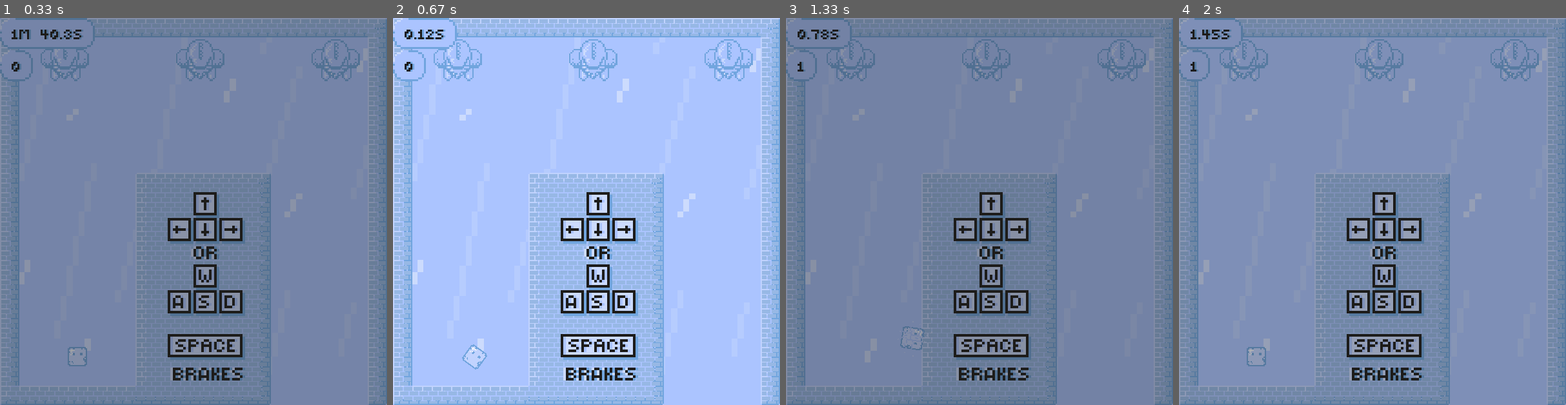
Above: before the commit, frames 1-4 (left to right).
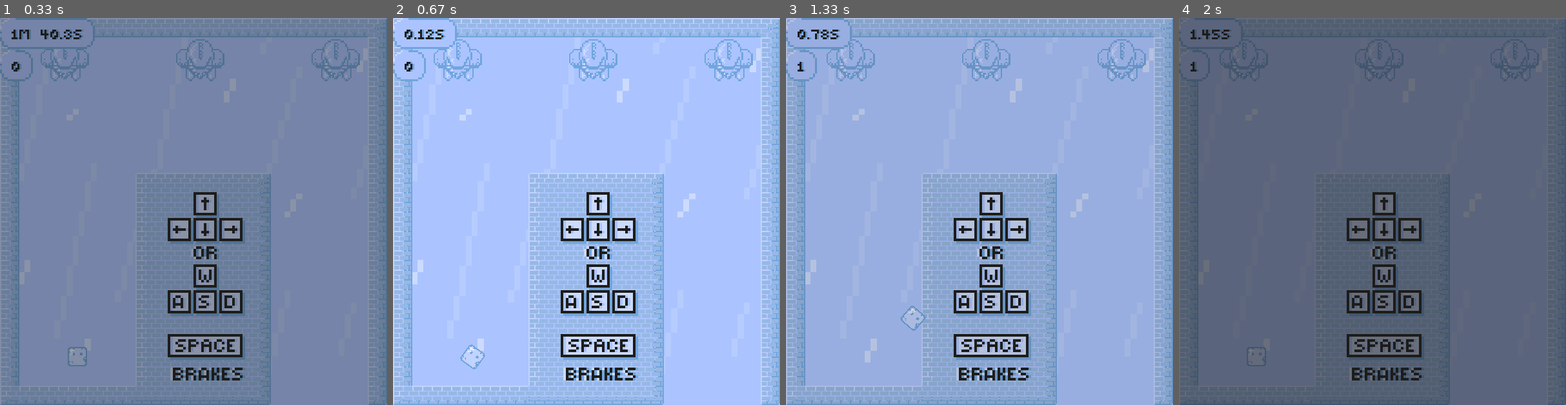
Above: after the commit, the same moments.

Repository: mmdmoa/winter-escape
Game: pygame game, started from main.py
The game is run twice, just before and just after one commit, with the same random seed, the same clock (stepped at 60 frames per second) and the same inputs.
Inputs:
- Up to frame 1 (0.33 s): no input
- Up to frame 2 (0.67 s): hold Right from 0.33 s (still down)
- Up to frame 3 (1.33 s): release Right at 0.8 s; hold Up 0.83-1.13 s; hold Right from 1.17 s (still down)
- Up to frame 4 (2 s): release Right at 1.63 s

Frame 1 is identical in both runs. In frame 2, 0.1% of the frame differs, in the area x 17-25%, y 84-91%; in frame 3, 97%; in frame 4, 97%, in the area x 0-100%, y 0-100%.

Commit message:
Added core package

Diff:
--- a/font.py
+++ b/font.py
@@ -2,7 +2,7 @@
 from settings import that_final_thingy, font
 
 
-def get_numbers_on_a_special_tablet_so_it_looks_cool_sorry_for_the_bad_name(n):
+def gnoa(n ):
     try:
         n = str(int(n) if n > 0 else 0)
     except (ValueError, TypeError):
--- a/game.py
+++ b/game.py
@@ -157,8 +157,8 @@
 
         self.wind.draw(self.display, self.level.wind_direction)
 
-        self.display.blit(pg.transform.scale_by(get_numbers_on_a_special_tablet_so_it_looks_cool_sorry_for_the_bad_name(get_time_str(self.finish_time-self.start_time)), 3), (0, 0))
-        self.display.blit(pg.transform.scale_by(get_numbers_on_a_special_tablet_so_it_looks_cool_sorry_for_the_bad_name(self.death_count), 3), (0, 50))
+        self.display.blit(pg.transform.scale_by(gnoa(get_time_str(self.finish_time - self.start_time)), 3), (0, 0))
+        self.display.blit(pg.transform.scale_by(gnoa(self.death_count), 3), (0, 50))
 
         self.display.blit(self.overlay, (0, 0))
 
--- a/main.py
+++ b/main.py
@@ -2,7 +2,18 @@
 import re
 import traceback
 
+# todo: remove any usage of pygame.transform.scale_by
 try:
+    import pygame as pg
+    try:
+        def version():
+            v = pg.version
+            return f"SDL version: {v.SDL}, pygame version: {v.ver}, python version: {sys.version}"
+
+        print("[CHECKPOINT: Version] :", version())
+    except Exception as e:
+        print("[CHECKPOINT: Version] : Could not print Pygame's version",e)
+
     import game
 except Exception as e:
     error_message = re.sub(r'\s+', ' ', traceback.format_exc())
--- a/player.py
+++ b/player.py
@@ -10,7 +10,7 @@
         self.leaving_marks = False
 
         self.spawn = spawn  # spawn bruh
-        self.rect = pg.FRect(self.spawn, (self.TILE_WIDTH, self.TILE_WIDTH))
+        self.rect = pg.Rect(self.spawn, (self.TILE_WIDTH, self.TILE_WIDTH))
         self.velocity = pg.Vector2(0, 0)
 
         self.rotation = 90
--- a/renderer.py
+++ b/renderer.py
@@ -95,8 +95,8 @@
     tablet1 = that_final_thingy.subsurface(0, 0, 63, 16)
     tablet2 = that_final_thingy.subsurface(0, 16, 63, 16)
 
-    result1 = get_numbers_on_a_special_tablet_so_it_looks_cool_sorry_for_the_bad_name(death_count)
-    result2 = get_numbers_on_a_special_tablet_so_it_looks_cool_sorry_for_the_bad_name(time_spent)
+    result1 = gnoa(death_count)
+    result2 = gnoa(time_spent)
 
     result_tablet = pg.Surface(((result1.get_width() if (result1.get_width() > result2.get_width()) else result2.get_width()) + 63 + 5, 35), pg.SRCALPHA)
 
Empty file added: core/__init__.py
Not shown, changed: buildozer.spec
